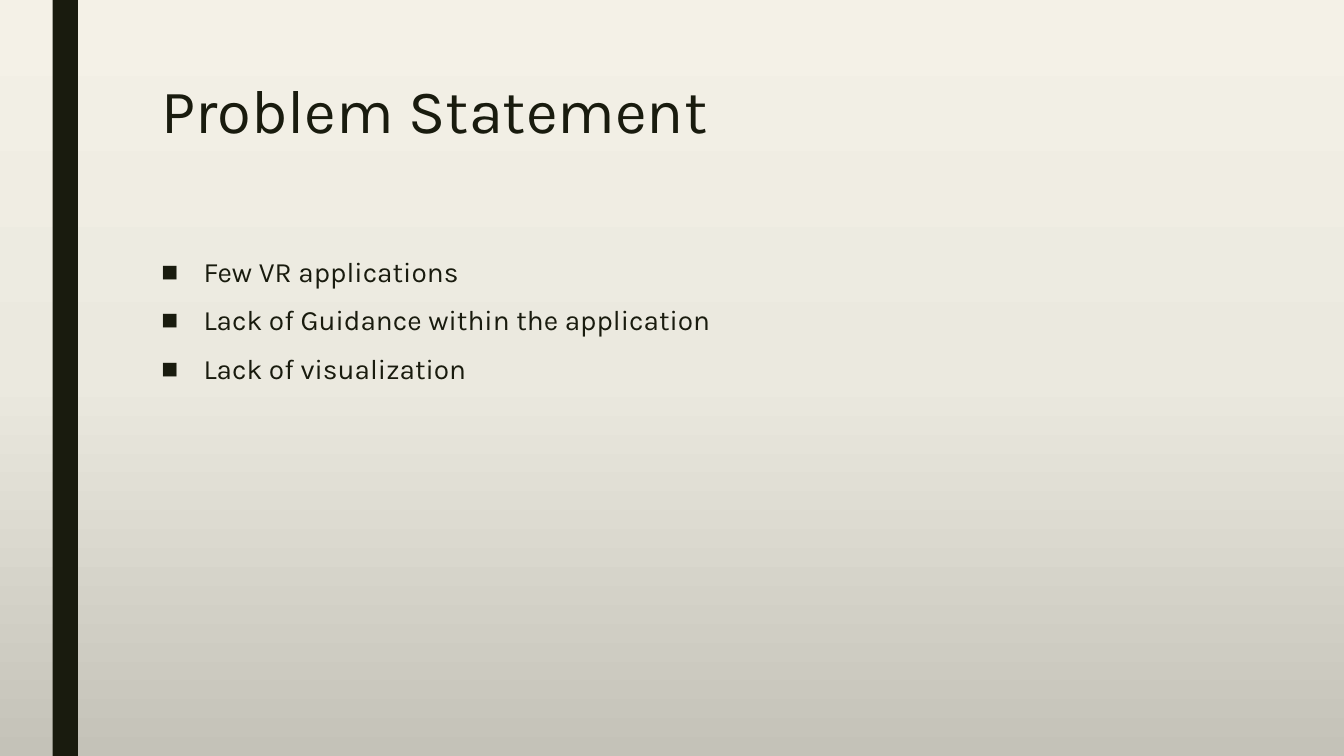
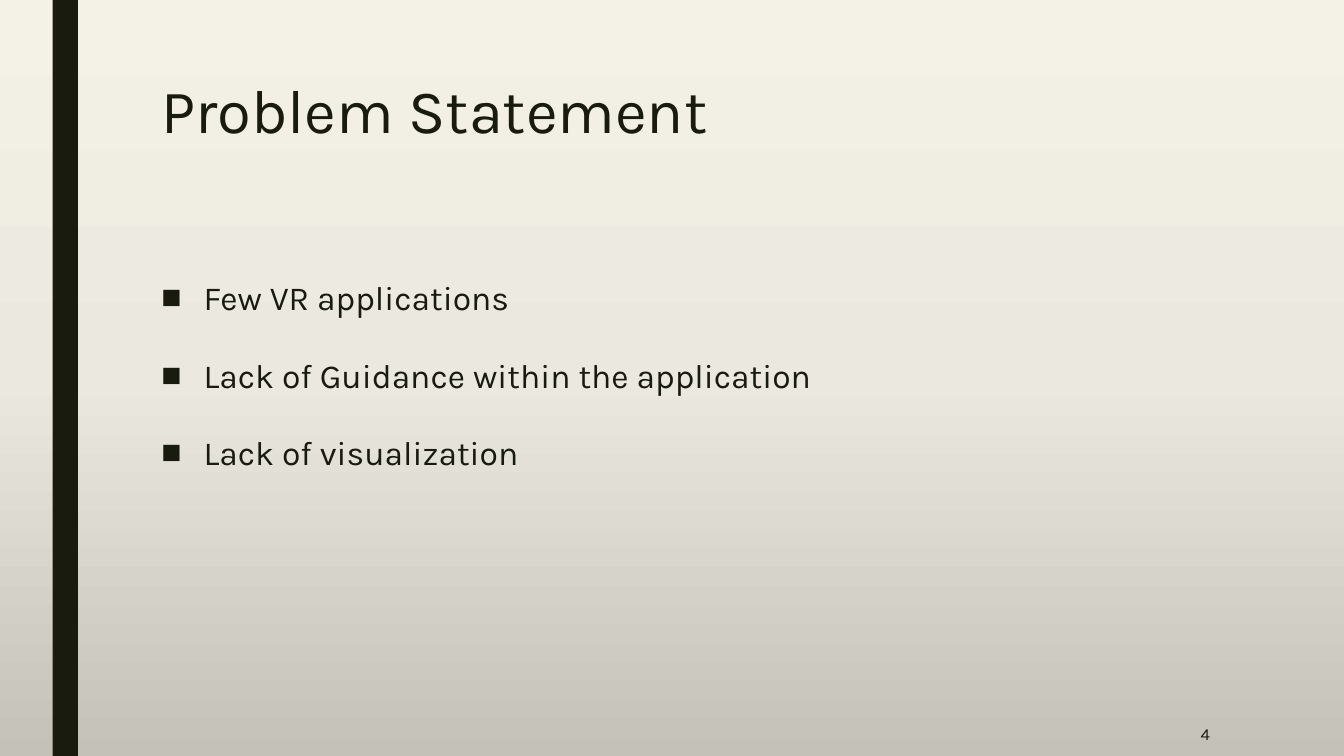
Before and after one commit to A-3li/Capstone, a slide deck: slide 4 of Capstone.pptx. Drawn at 1344x756 pixels with LibreOffice and Linux fonts; fonts in the diff are those of the drawing. Boxes give left, top, right and bottom in pixels: in the first picture for what was removed or moved away, otherwise in the second. Text is boxed around its words. In the diff, an @@ line names an element or a change of style, - is before the commit and + after.

```diff
--- a/Capstone.pptx
+++ b/Capstone.pptx
@@ text "Few VR applications" at <box>204,287,811,466</box>: size 20 to 24 pt; line spacing 0.94 to 1.5 @@
@@ page number added at <box>1201,729,1210,740</box>, 12 pt, text #191B0E @@
+4
```
Also in this commit, not shown: 22 other slides changed, 1 slide added.
